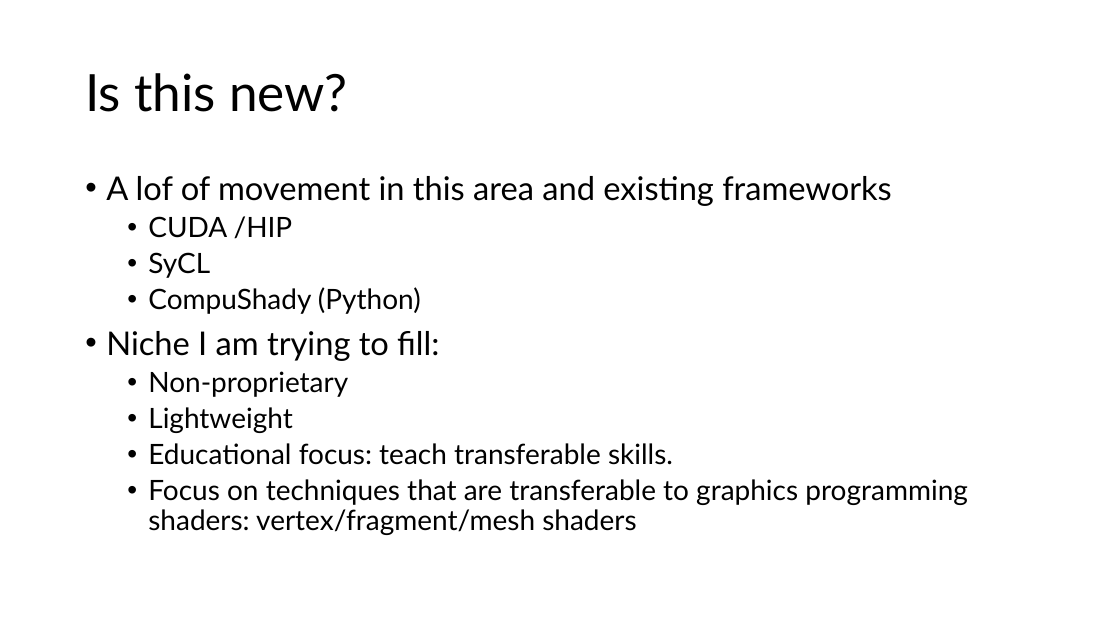
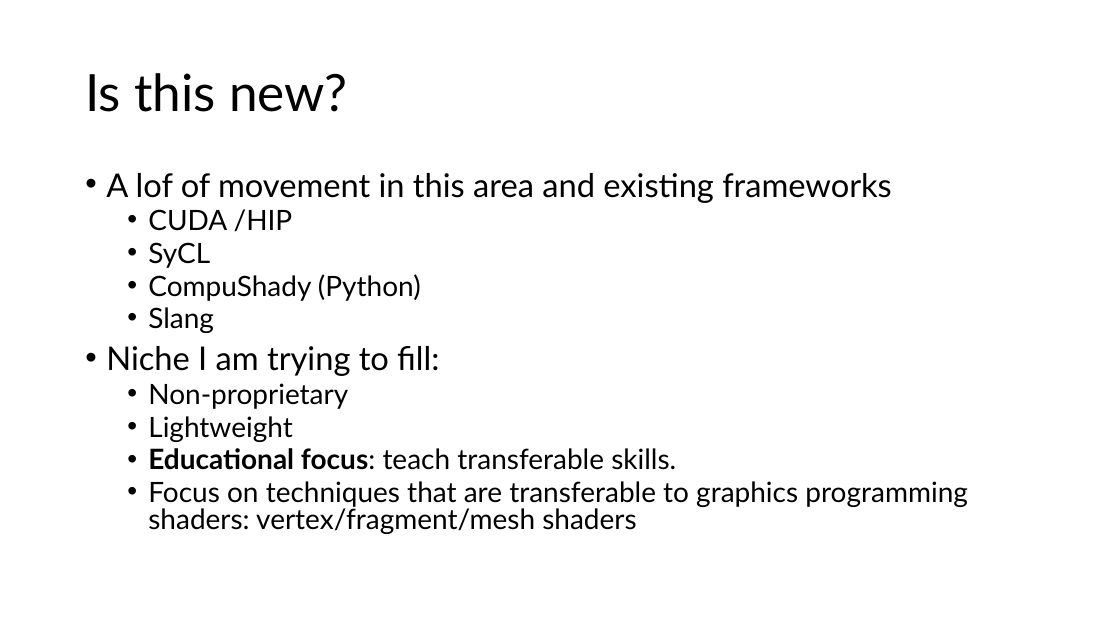
Before and after one commit to samynk/TinyCompute, a slide deck: slide 4 of Docs/presentations/cppcon2025.pptx (slide 5 before the commit). Drawn at 1120x630 pixels with LibreOffice and Linux fonts; fonts in the diff are those of the drawing. Boxes give left, top, right and bottom in pixels: in the first picture for what was removed or moved away, otherwise in the second. Text is boxed around its words. In the diff, an @@ line names an element or a change of style, - is before the commit and + after.

```diff
--- a/Docs/presentations/cppcon2025.pptx
+++ b/Docs/presentations/cppcon2025.pptx
@@ text at box(106, 173, 968, 534): bold on in "Educational focus:"; line spacing 0.9 to 0.8 @@
@@ text at box(148, 307, 214, 333): paragraph added @@
+  • Slang
```
Also in this commit, not shown: 6 other slides changed, 45 slides added, 1 slide removed, 18 other files.
